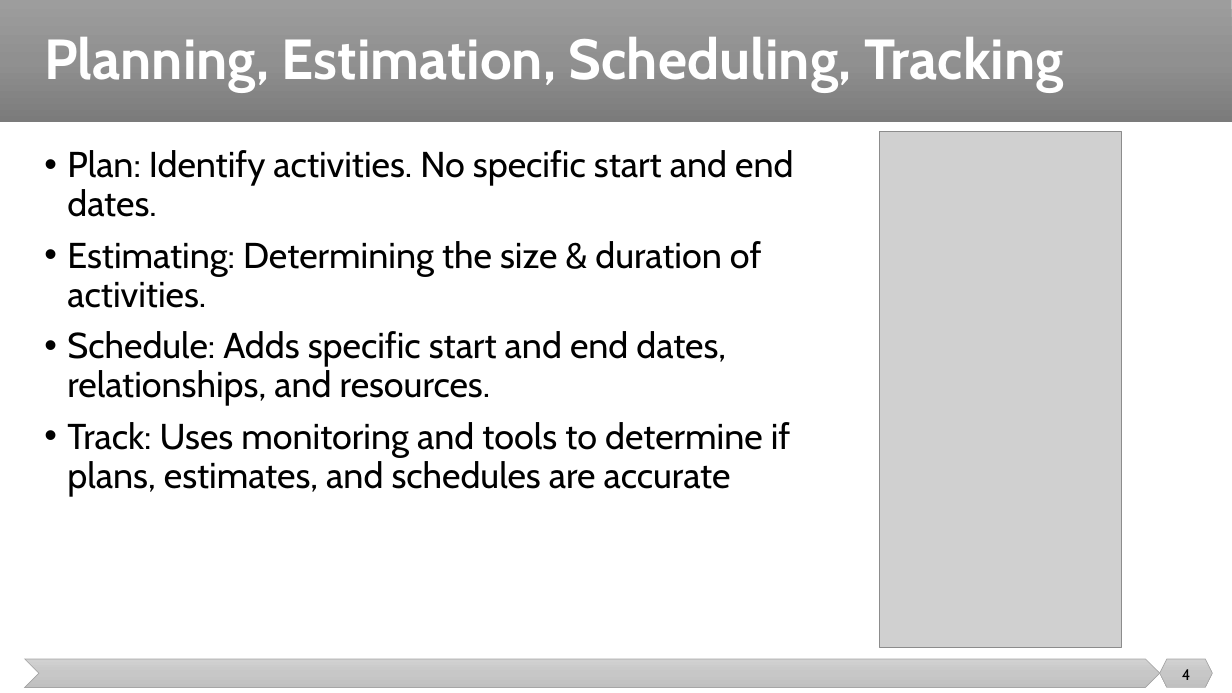
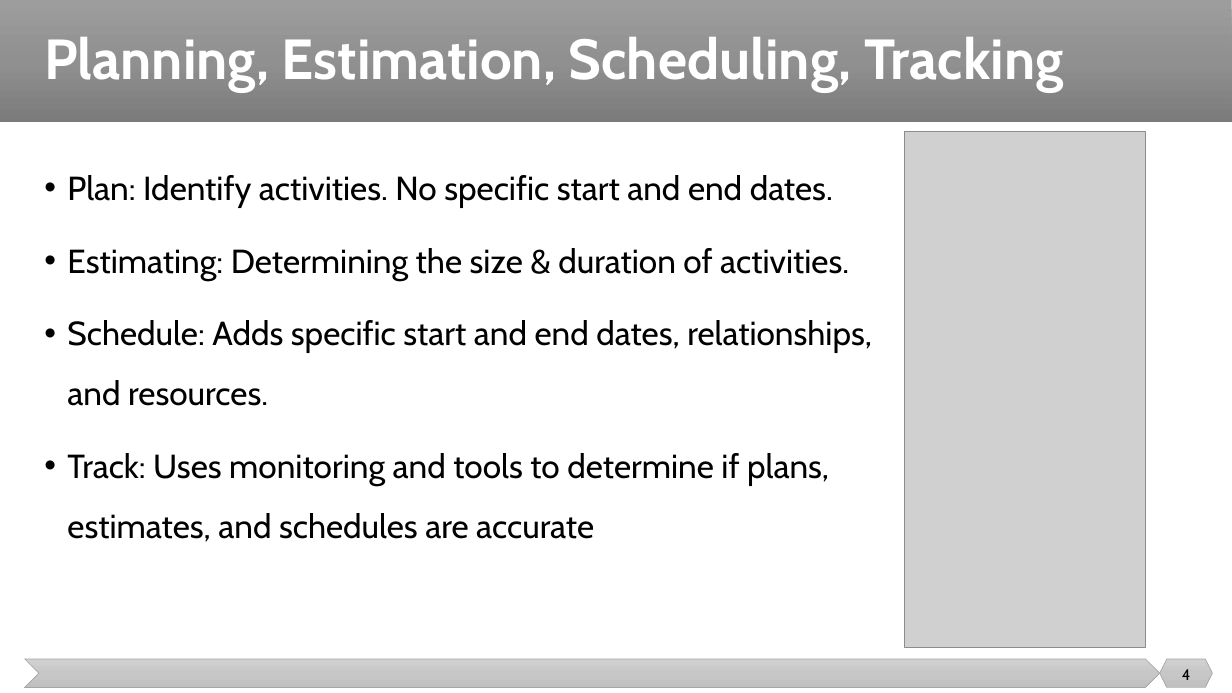
Before and after one commit to malenezi/malenezi, a slide deck: slide 4 of SE423/Lectures/6-Planning/Scheduling and Tracking.pptx. Drawn at 1232x693 pixels with LibreOffice and Linux fonts; fonts in the diff are those of the drawing; grey boxes stand for pictures. Boxes give left, top, right and bottom in pixels: in the first picture for what was removed or moved away, otherwise in the second. Text is boxed around its words. In the diff, an @@ line names an element or a change of style, - is before the commit and + after.

```diff
--- a/SE423/Lectures/6-Planning/Scheduling and Tracking.pptx
+++ b/SE423/Lectures/6-Planning/Scheduling and Tracking.pptx
@@ text "Plan: Identify activities. No specific ..." at bbox=[67, 175, 872, 542]: size 28 to 26 pt; line spacing 0.9 to 1.5 @@
@@ picture: place and size @@
-picture at bbox=[880, 131, 1121, 647]
+picture at bbox=[904, 131, 1145, 647]
```
Also in this commit, not shown: 9 other slides changed, 1 other file.
